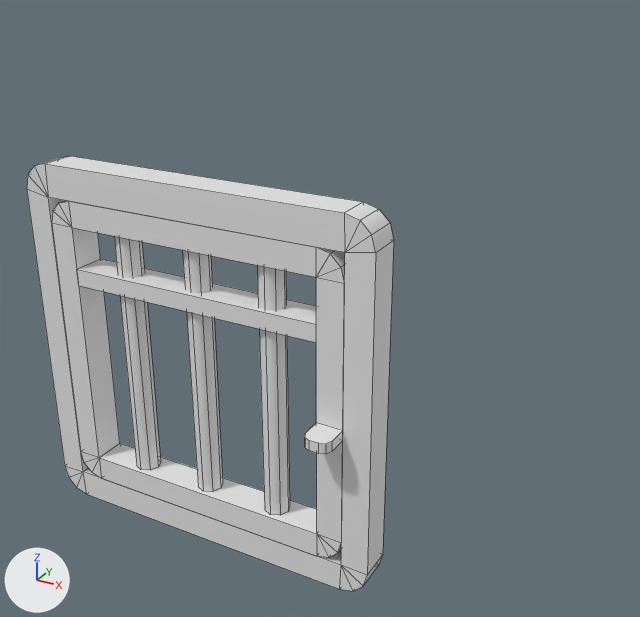
One commit to the FBX model Ludum Dare 58/Assets/Meshes/CageGate_Mesh.fbx: the scene before it, then after it.
The view is the same before and after, from a camera (50 mm lens) standing at (0.74, -1.64, 1.56) and looking at (-0.61, 0.83, 0.33). The lights are fixed; the arrows at lower left show +X, +Y and +Z. Mesh edges are drawn as thin lines. Where no turn or scale is listed for an object, it has been applied to the vertices.

Before the edit, the objects in view are built like this:
```python
me_mesh = bpy.data.meshes.new('Mesh')
me_mesh.from_pydata(...)  # 40 vertices, 52 faces; spans x 0.0..1.0, y -0.045..0.045, z 0.0..1.0
me_mesh.materials.append(mat_openpbr_shader1)  # white #e7e7e7
me_mesh_001 = bpy.data.meshes.new('Mesh.001')
me_mesh_001.from_pydata(...)  # 112 vertices, 89 faces; spans x 0.0..0.854, y -0.075..0.09, z 0.0..0.834
me_mesh_001.materials.append(mat_openpbr_shader1)  # white #e7e7e7
ob_cagegate_mesh = bpy.data.objects.new('CageGate_Mesh', me_mesh)
ob_cagegate_mesh.location = (-1.0, 0.0, 0.0)
ob_cagegatedoor_mesh = bpy.data.objects.new('CageGateDoor_Mesh', me_mesh_001)
ob_cagegatedoor_mesh.location = (-0.927, -0.045, 0.078)
```
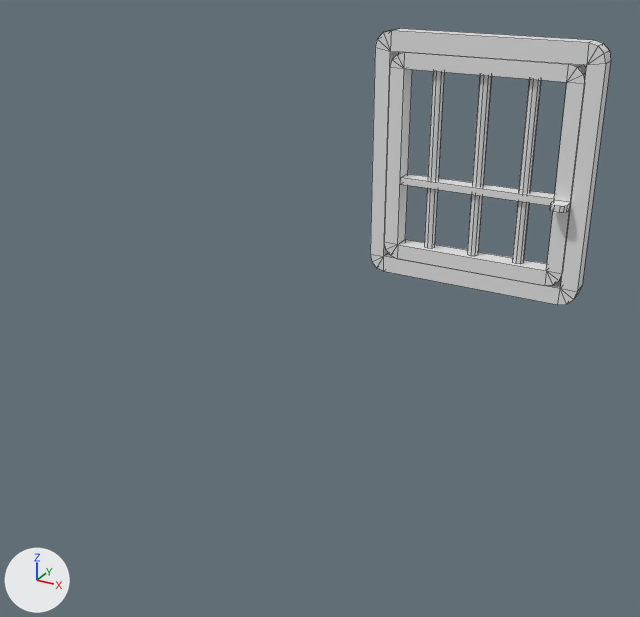
What differs and where, as boxes [x1, y1, x2, y2] in the pictures (640 x 617 px; the box of a moved part takes in the faces that stretch with it):
'CageGateDoor_Mesh', reshaped, moved (31% narrower, 34% shorter): before [52, 201, 345, 558]; after [384, 52, 586, 286]
'CageGate_Mesh', reshaped, moved (34% narrower, 36% shorter): before [27, 156, 394, 591]; after [370, 29, 611, 305]
part 1 of me_mesh, moved or reshaped: before [27, 156, 394, 575]; after [370, 29, 611, 292]
part 2 of me_mesh_001, moved or reshaped: before [77, 259, 316, 342]; after [401, 174, 555, 206]
part 3 of me_mesh_001, moved or reshaped: before [52, 201, 345, 542]; after [384, 52, 586, 274]

The change, as a list of edits to the scene's bpy script:
```text
Change me_mesh:
    where me_mesh.from_pydata(...)  # 40 vertices, 52 faces; spans x 0.0..1.0, y -0.045..0.045, z 0.0..1.0
    used by ob_cagegate_mesh; location = (-1.0, 0.0, 0.0)
    me_mesh part 1: all 20 vertices in x 0.0..1.0, y -0.045..0.045, z 0.912..1.0 are moved by (0.0, 0.0, 0.121)
Change me_mesh_001:
    used by ob_cagegatedoor_mesh; location = (-0.927, -0.045, 0.078)
    remove me_mesh_001.from_pydata(...)  # 112 vertices, 89 faces; spans x 0.0..0.854, y -0.075..0.09, z 0.0..0.834
    add me_mesh_001.from_pydata(...)  # 112 vertices, 89 faces; spans x 0.0..0.854, y -0.075..0.09, z 0.0..0.955
    me_mesh_001 part 2: the loose piece of 8 vertices spanning x 0.07..0.784, y 0.0..0.09, z 0.604..0.65 is scaled about its middle by (1, 0.85, 0.707), then moved by (0.0, 0.0, -0.247)
    me_mesh_001 part 3: 68 of 112 vertices moved; they spanned x 0.0..0.854, y 0.0..0.09, z 0.07..0.834 and now span x 0.0..0.854, y 0.0..0.09, z 0.07..0.955; mean shift (0.0, 0.0, 0.078); largest move (0.189, 0.069, 0.764) -> (0.195, 0.063, 0.885)
Change ob_cagegate_mesh:
    ob_cagegate_mesh.location: (-1.0, 0.0, 0.0) -> (-1.0, 2.08, 0.0)
Change ob_cagegatedoor_mesh:
    ob_cagegatedoor_mesh.location: (-0.927, -0.045, 0.078) -> (-0.927, 2.035, 0.078)
```
